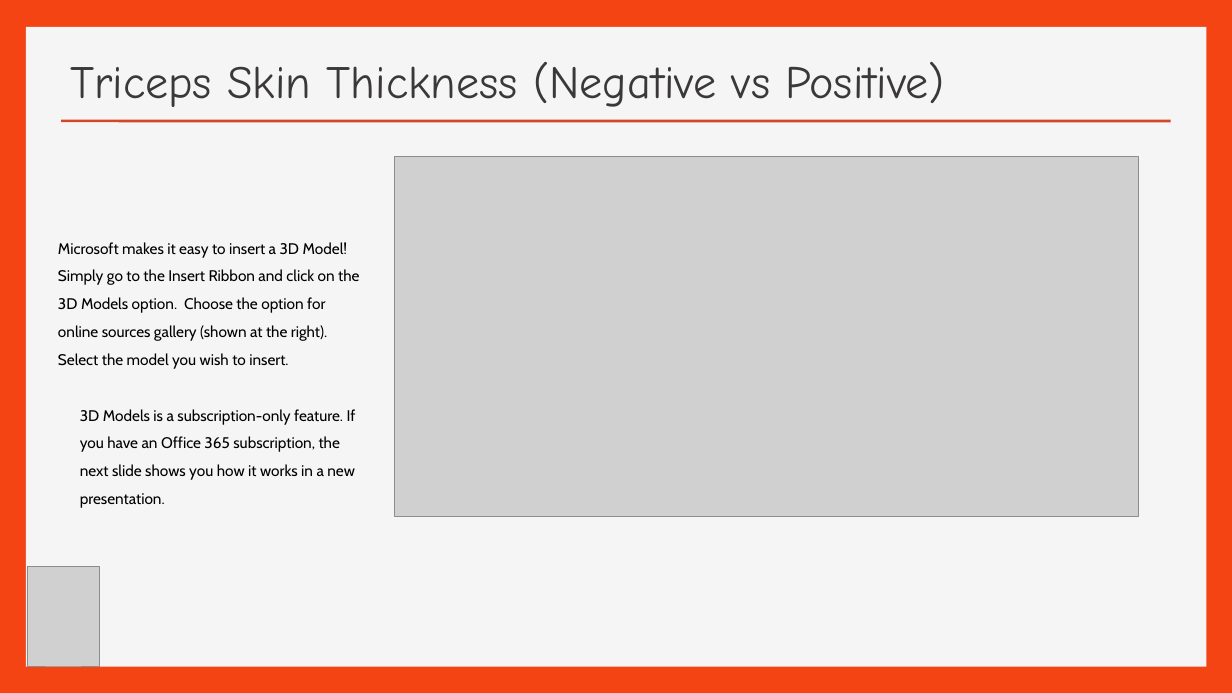
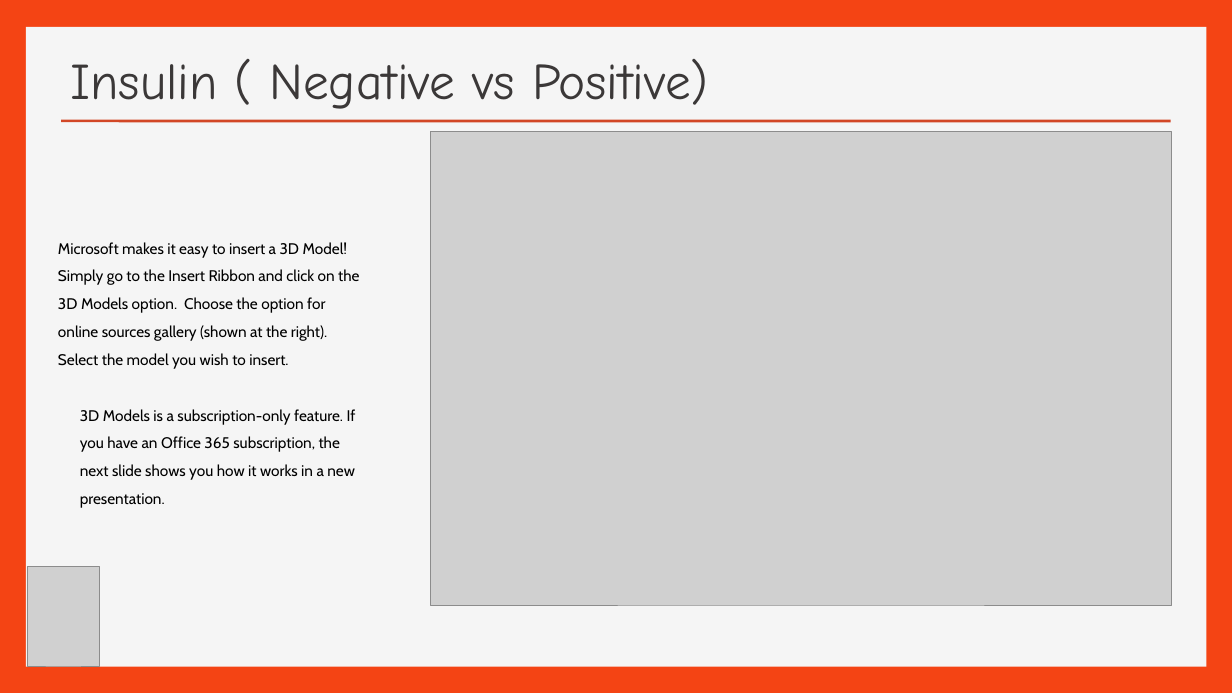
Before and after one commit to efreier12/Final-Project, a slide deck: slide 11 of Pima Indian Diabetes ( Final Project).ppt. Drawn at 1232x693 pixels with LibreOffice and Linux fonts; fonts in the diff are those of the drawing; grey boxes stand for pictures; background and template pictures are left out. Boxes give left, top, right and bottom in pixels: in the first picture for what was removed or moved away, otherwise in the second. Text is boxed around its words. In the diff, an @@ line names an element or a change of style, - is before the commit and + after.

```diff
--- a/Pima Indian Diabetes ( Final Project).ppt
+++ b/Pima Indian Diabetes ( Final Project).ppt
@@ title at box(70, 59, 708, 109): text changed; size 36 to 40 pt @@
-Triceps Skin Thickness (Negative vs Positive)
+Insulin ( Negative vs Positive)
@@ picture: place and size @@
-picture at box(394, 157, 1138, 516)
+picture at box(430, 132, 1171, 605)
```
Also in this commit, not shown: 4 other slides changed, 4 slides added, 4 slides removed.
